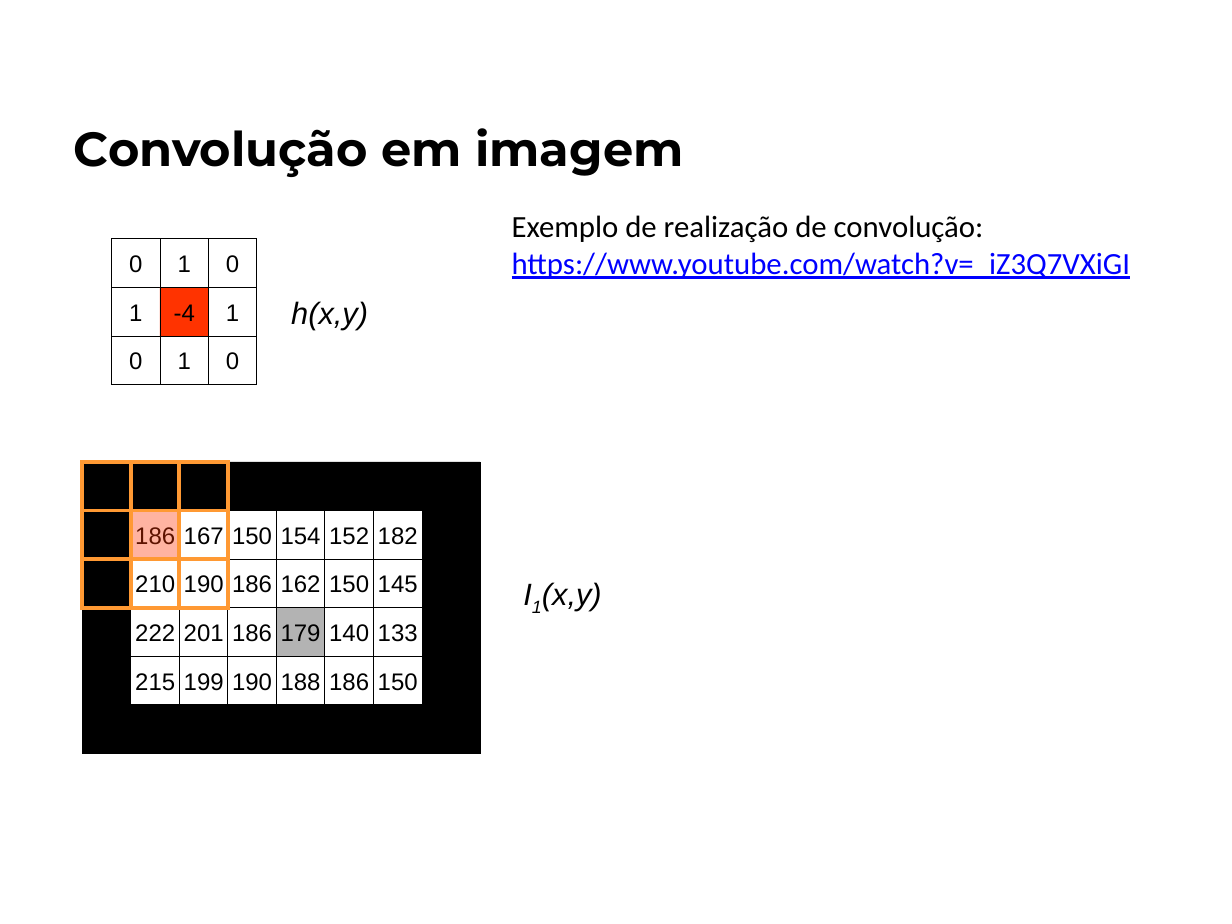
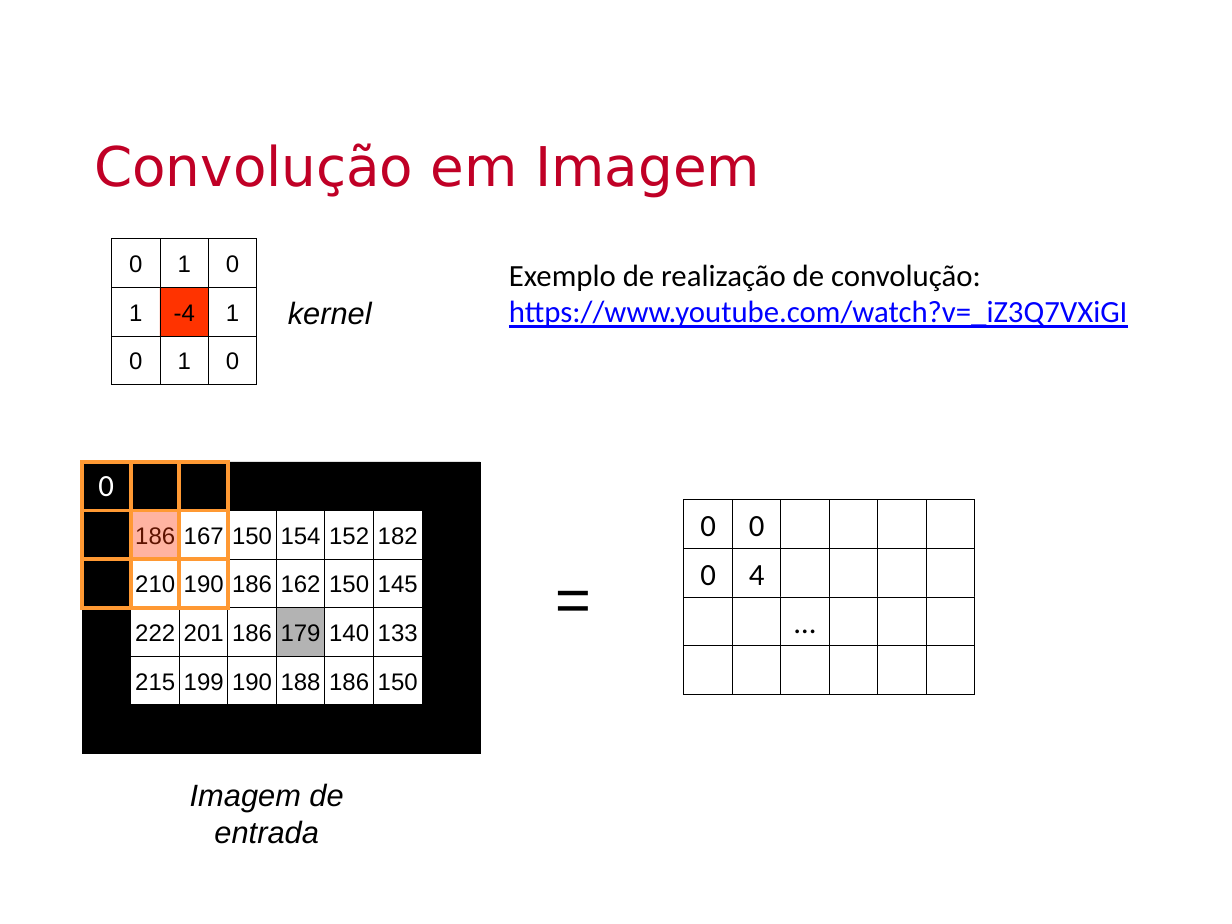
Before and after one commit to Insper/robotica-computacional, a slide deck: slide 4 of docs/modulos/03-visao/slides-1.pptx. Drawn at 1232x924 pixels with LibreOffice and Linux fonts; fonts in the diff are those of the drawing; background and template pictures are left out. Boxes give left, top, right and bottom in pixels: in the first picture for what was removed or moved away, otherwise in the second. Text is boxed around its words. In the diff, an @@ line names an element or a change of style, - is before the commit and + after.

```diff
--- a/docs/modulos/03-visao/slides-1.pptx
+++ b/docs/modulos/03-visao/slides-1.pptx
@@ text "Convolução em Imagem" at (94, 143, 760, 198): vertical alignment middle to top @@
@@ text at (94, 143, 760, 198): text changed; size 28 to 32 pt; font Montserrat to DejaVu Sans; text colour #000000 to #C00026; bold off @@
-Convolução em imagem
+Convolução em Imagem
@@ text "Exemplo de realização de convolução:": place and size @@
-text "Exemplo de realização de convolução:" at (512, 215, 1130, 279)
+text "Exemplo de realização de convolução:" at (509, 264, 1127, 328)
@@ text in free at (288, 301, 372, 325): text changed @@
-h(x,y)
+kernel
@@ text added at (98, 476, 114, 497), 18 pt, text #FFFFFF @@
+0
@@ free removed at (451, 569, 674, 623) @@
-I1(x,y)
@@ free added at (461, 553, 684, 641), 36 pt, text #000000, italic @@
+=
@@ group added at (684, 500, 975, 694): 24 freeform shapes @@
+0
+0
+0
+4
+…
@@ free added at (155, 769, 378, 856), 18 pt, text #000000, italic @@
+Imagem de entrada
```
Also in this commit, not shown: 6 other slides changed, 1 slide removed.
